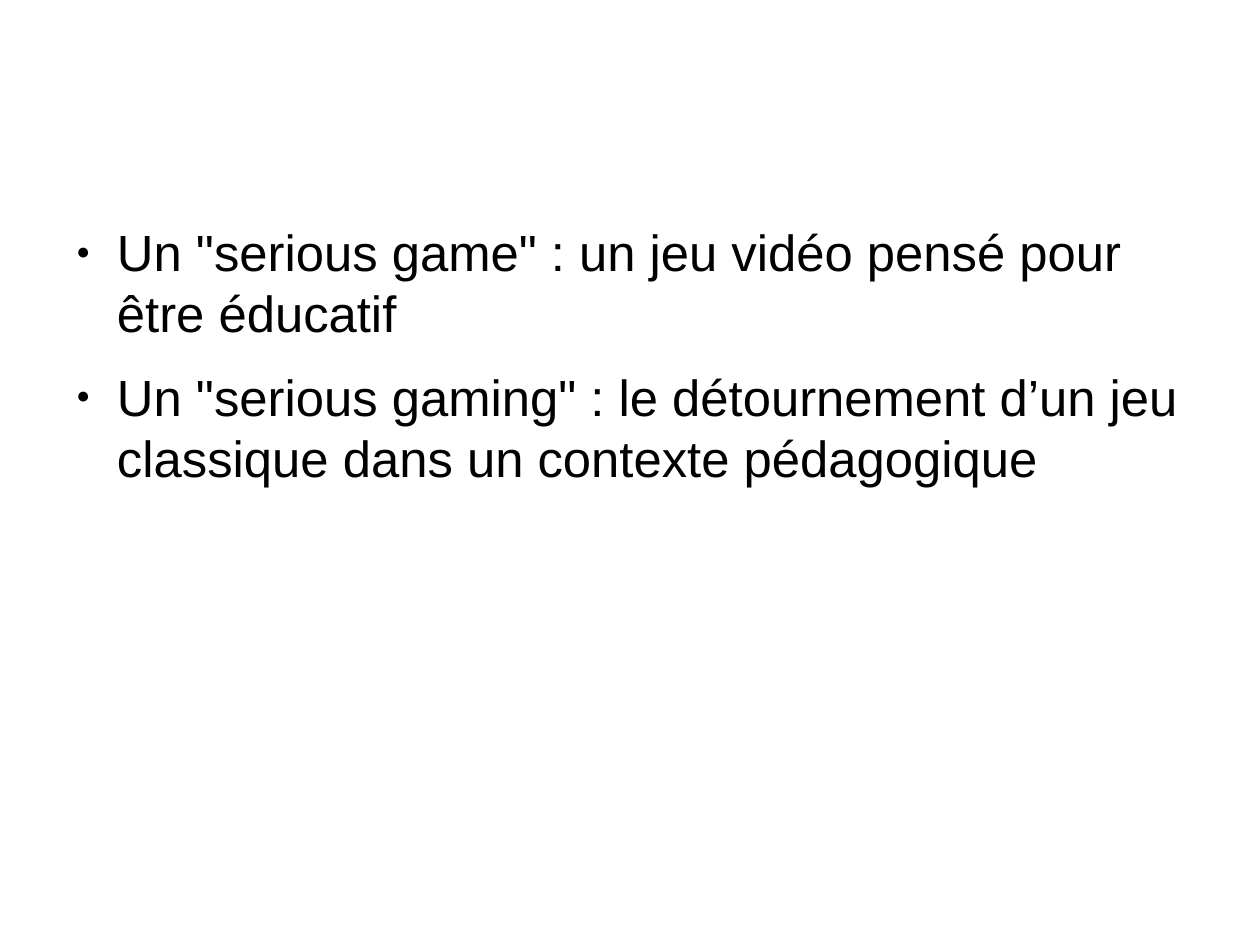
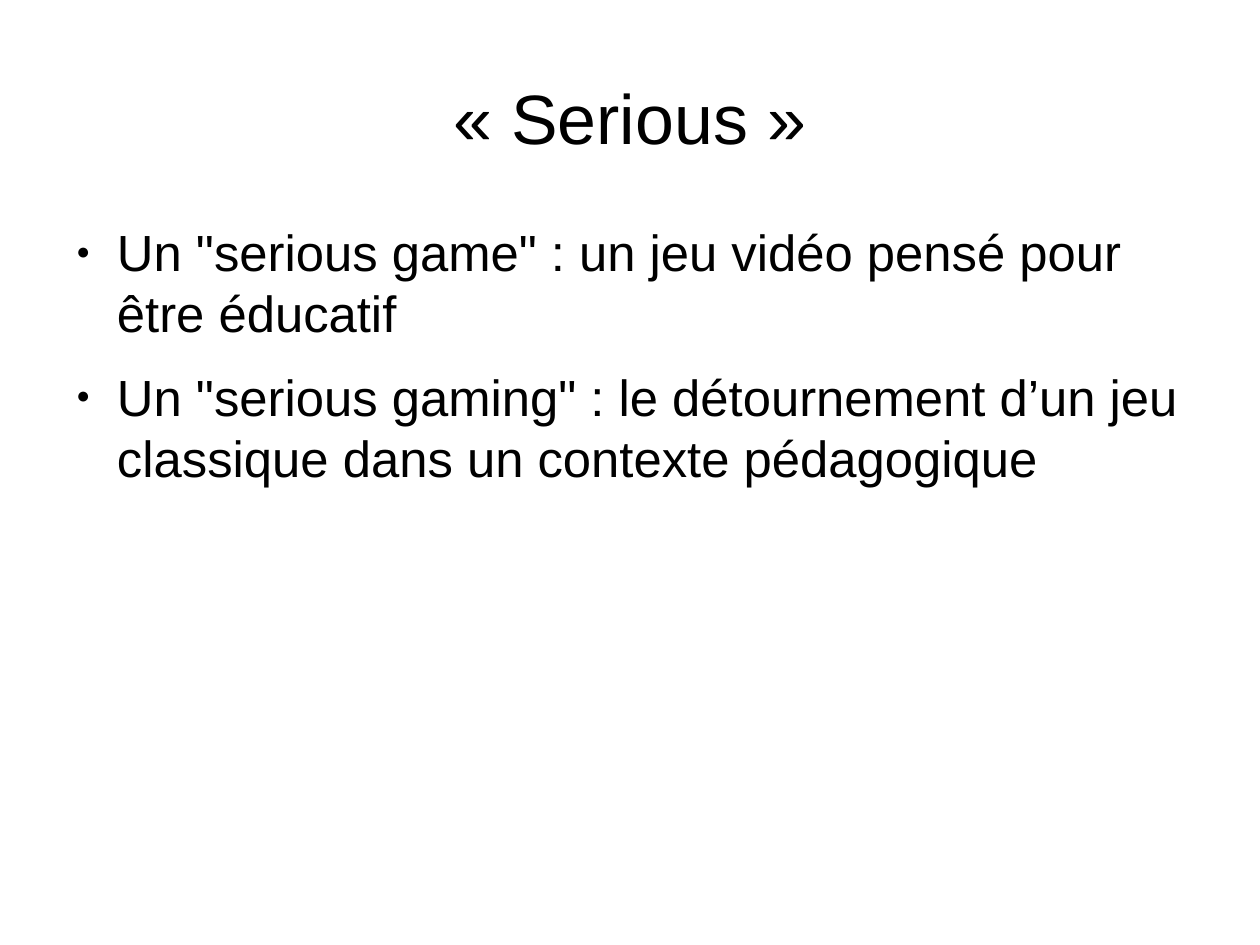
Before and after one commit to HackTechDev/prezminetest, a slide deck: slide 3 of odp/prezminetest.odp (slide 6 before the commit). Drawn at 1260x945 pixels with LibreOffice and Linux fonts; fonts in the diff are those of the drawing. Boxes give left, top, right and bottom in pixels: in the first picture for what was removed or moved away, otherwise in the second. Text is boxed around its words. In the diff, an @@ line names an element or a change of style, - is before the commit and + after.

```diff
--- a/odp/prezminetest.odp
+++ b/odp/prezminetest.odp
@@ title added at <box>511,93,748,145</box>, 44 pt, text #000000 @@
+« Serious »
```
Also in this commit, not shown: 4 other slides changed, 1 slide added, 1 other file.
